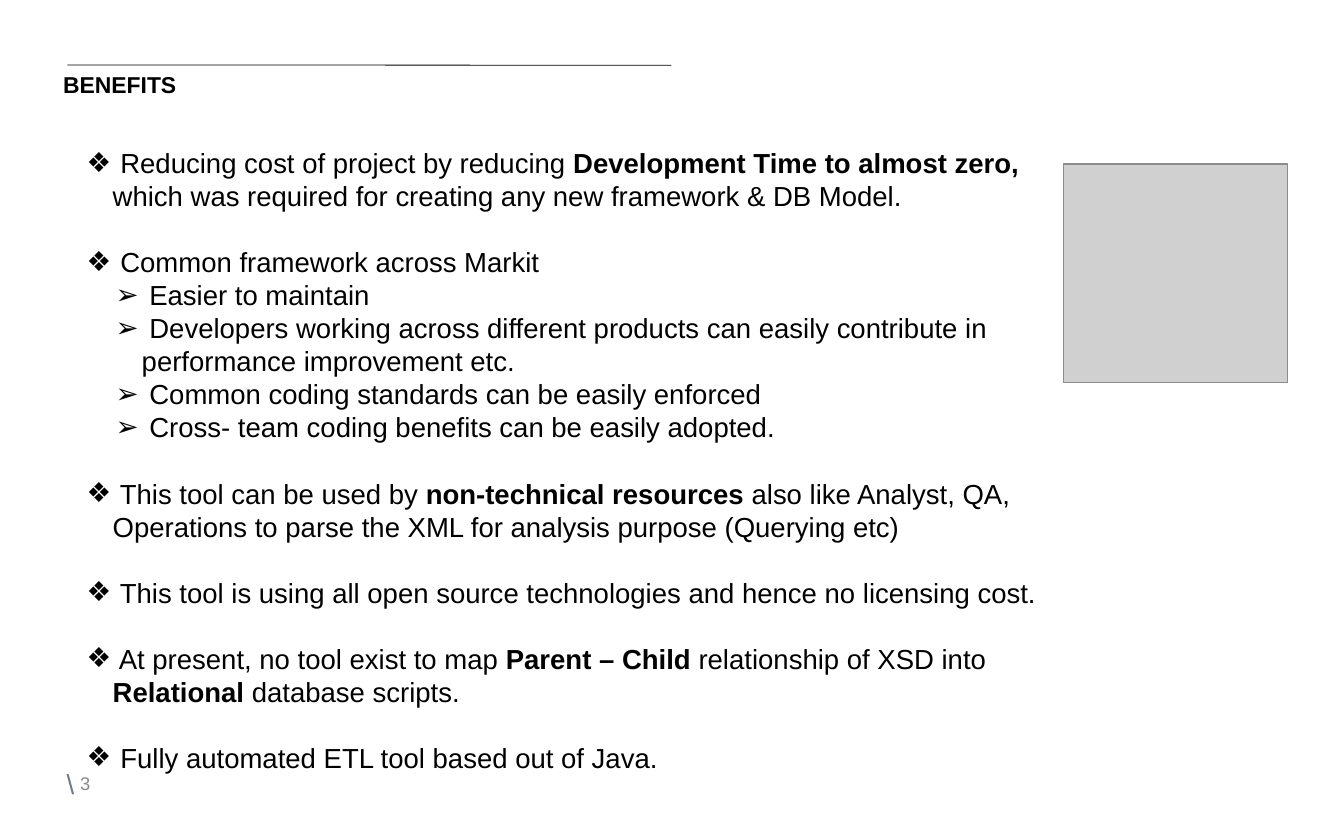
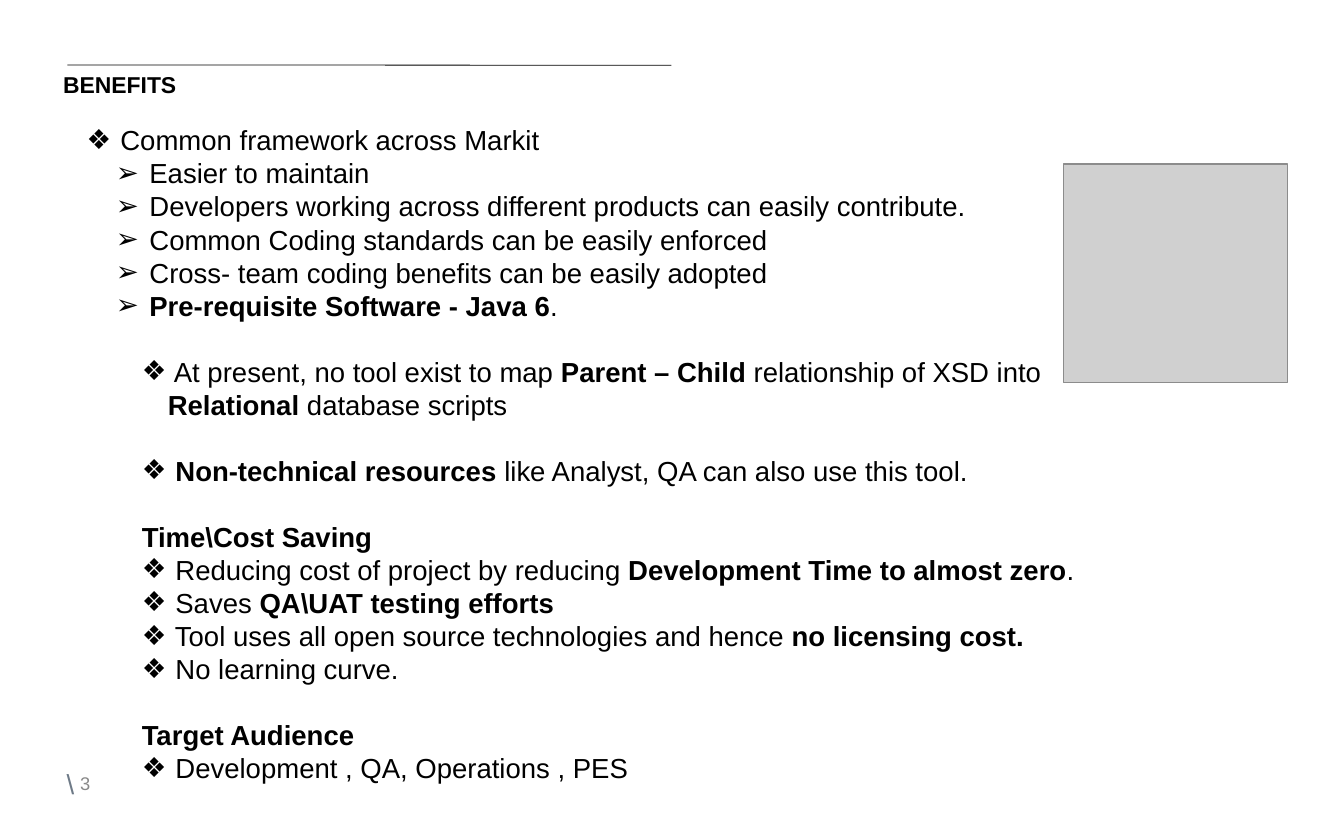
Before and after one commit to nitinsingh008/XML-Analytics, a slide deck: slide 3 of Document/XAP/Markit Technovation-XAP Final- 1.0v.ppt. Drawn at 1344x826 pixels with LibreOffice and Linux fonts; fonts in the diff are those of the drawing; grey boxes stand for pictures; background and template pictures are left out. Boxes give left, top, right and bottom in pixels: in the first picture for what was removed or moved away, otherwise in the second. Text is boxed around its words. In the diff, an @@ line names an element or a change of style, - is before the commit and + after.

```diff
--- a/Document/XAP/Markit Technovation-XAP Final- 1.0v.ppt
+++ b/Document/XAP/Markit Technovation-XAP Final- 1.0v.ppt
@@ text "Common framework across Markit": place and size @@
-text "Common framework across Markit" at [113,153,1036,773]
+text "Common framework across Markit" at [120,130,1075,784]
@@ text at [113,153,1019,212]: paragraph removed @@
-❖ Reducing cost of project by reducing Development Time to almost zero, which was required for creating any new framework & DB Model.
@@ text at [142,196,1075,784]: text changed @@
-  ➢ Developers working across different products can easily contribute in performance improvement etc.
-  ➢ Common coding standards can be easily enforced
-  ➢ Cross- team coding benefits can be easily adopted.
-❖ This tool can be used by non-technical resources also like Analyst, QA, Operations to parse the XML for analysis purpose (Querying etc)
-❖ This tool is using all open source technologies and hence no licensing cost.
-❖ At present, no tool exist to map Parent – Child relationship of XSD into Relational database scripts.
-❖ Fully automated ETL tool based out of Java.
+  ➢ Developers working across different products can easily contribute.
+  ➢ Common Coding standards can be easily enforced
+  ➢ Cross- team coding benefits can be easily adopted
+  ➢ Pre-requisite Software - Java 6.
+❖ At present, no tool exist to map Parent – Child relationship of XSD into Relational database scripts
+❖ Non-technical resources like Analyst, QA can also use this tool.
+Time\Cost Saving
+❖ Reducing cost of project by reducing Development Time to almost zero.
+❖ Saves QA\UAT testing efforts
+❖ Tool uses all open source technologies and hence no licensing cost.
+❖ No learning curve.
+Target Audience
+❖ Development , QA, Operations , PES
```
Also in this commit, not shown: 2 other slides changed, 1 slide removed.
